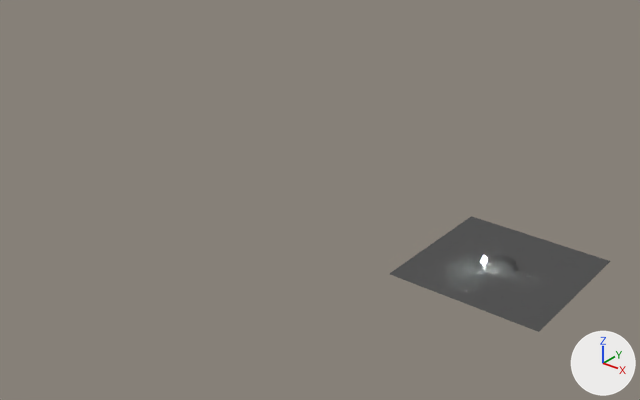
The glTF model public/caustics.glb: old version first, new version second.
Both versions are drawn from a 50 mm camera at (12.7, -26.6, 16.7) aimed at (-3.8, -6.0, 3.9). The axes (+X, +Y, +Z) are drawn at lower right. The lights are the same throughout. Where no turn or scale is listed for an object, it has been applied to the vertices.

Names of what the first picture shows: 'floor', 'mirror'.
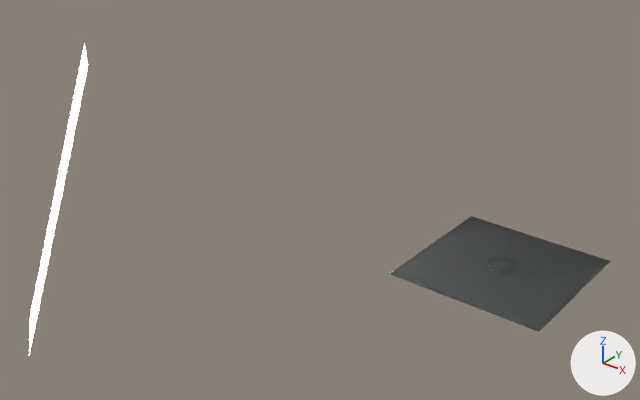
The change, as JSON lines over the scene's bpy script:
```json
{"op": "set", "path": "mat_black.base_color", "old": "(0.0732, 0.0732, 0.0732)", "new": "(0.0198, 0.0198, 0.0198)", "note": "dark grey #4c4c4c -> black #262626"}
{"op": "set", "path": "ob_mirror.rotation_euler", "old": "(0.0, 0.0, 0.0)", "new": "(0.0, 0.0, 0.0749)", "note": "degrees (0, 0, 0) -> degrees (0, 0, 4.3)"}
{"op": "set", "path": "ob_light.location", "old": "(-0.48, -0.5, 0.36)", "new": "(-9.09, -12.48, 4.64)"}
{"op": "set", "path": "ob_light.rotation_euler", "old": "(-1.93, 0.0, -0.623)", "new": "(-1.868, 0.0, -0.623)", "note": "degrees (-111, 0, -36) -> degrees (-107, 0, -36)"}
{"op": "set", "path": "ob_light.scale", "old": "(0.144, 0.144, 0.144)", "new": "(1.21, 4.84, 4.84)"}
```

Pixel boxes (x1, y1, x2, y2) of what changed, in the pictures (640 x 400 px):
```json
{"object": "light", "change": "moved, turned, rescaled", "before": [481, 256, 487, 265], "after": [29, 43, 88, 355]}
{"object": "mirror", "change": "turned", "before": [489, 255, 516, 272], "after": [489, 256, 515, 274]}
```
